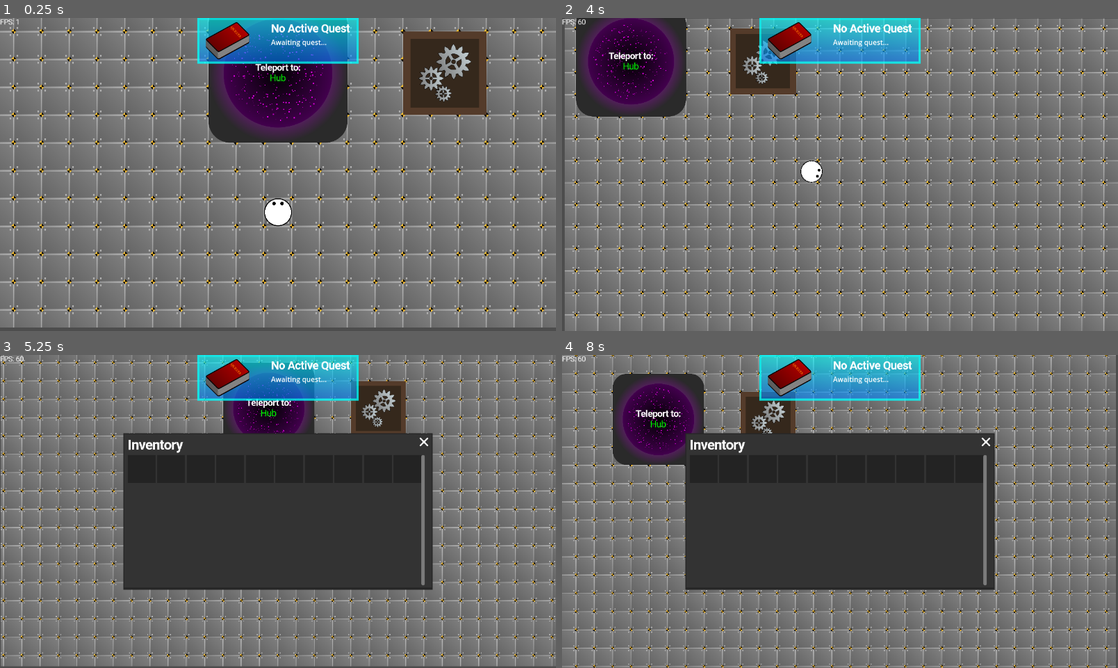
Above: before the commit, frames 1-4 (two rows, left to right).
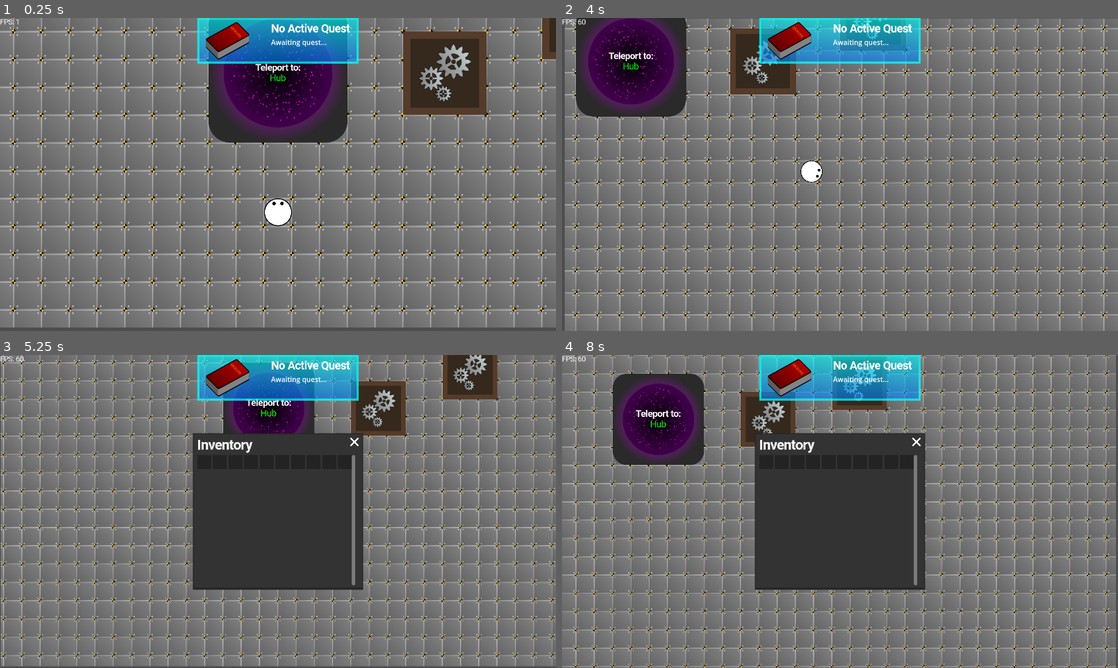
Above: after the commit, the same moments.

Repository: TrueSunGaming/industrial-revolution-2
Game: Godot game, scene res://scenes/main/main.tscn
The game is run twice, just before and just after one commit, with the same random seed, the same clock (stepped at 60 frames per second) and the same inputs.
Inputs (mouse positions are in pixels of both pictures, inside the frame that each line leads up to):
- Up to frame 1 (0.25 s): no input
- Up to frame 2 (4 s): move the mouse to (962, 158) at 0.52 s; hold D (right) 0.53-1.28 s; click (962, 158) at 0.6 s; move the mouse to (728, 190) at 1.27 s; hold S (down) 1.28-2.03 s; click (728, 190) at 1.35 s; move the mouse to (895, 105) at 2.02 s; hold D (right) 2.03-2.78 s; right-click (895, 105) at 2.1 s; click (895, 105) at 2.3 s; move the mouse to (812, 237) at 2.77 s; hold W (up) 2.78-3.53 s; tap Mouse wheel up (zoomin) at 2.85 s; click (812, 237) at 3.05 s; move the mouse to (1006, 221) at 3.52 s; hold A (left) from 3.53 s (still down); hold Mouse wheel down (zoomout) from 3.53 s (still down); click (1006, 221) at 3.8 s
- Up to frame 3 (5.25 s): tap E (inventory) at 4.15 s; move the mouse to (83, 367) at 4.27 s; release Mouse wheel down (zoomout) at 4.28 s; tap Shift at 4.35 s; click (83, 367) at 4.55 s; move the mouse to (139, 467) at 5.02 s; release A (left) at 5.03 s; hold S (down) from 5.03 s (still down); click (139, 467) at 5.1 s
- Up to frame 4 (8 s): move the mouse to (734, 467) at 5.77 s; release S (down) at 5.78 s; hold D (right) 5.78-6.53 s; click (734, 467) at 5.85 s; move the mouse to (762, 467) at 6.52 s; hold W (up) 6.53-7.28 s; right-click (762, 467) at 6.6 s; click (762, 467) at 6.8 s; move the mouse to (789, 467) at 7.27 s; hold D (right) from 7.28 s (still down); tap Mouse wheel up (zoomin) at 7.35 s; click (789, 467) at 7.55 s

The runs differ from the first frame. In frame 1, 0.3% of the frame differs, in the area x 97-100%, y 0-14%; in frame 2, 0.9%; in frame 3, 14%, in the area x 22-90%, y 0-76%; in frame 4, 14%.

Commit message:
make factory portals use on_click to handle clicks

Diff:
--- a/global/autoload/global.gd
+++ b/global/autoload/global.gd
@@ -33,6 +33,10 @@
 		val.display_update.connect(refs.ui.update_picked_display)
 
 var item_on_mouse_original_inventory: Inventory = null
+
+func _input(event: InputEvent) -> void:
+	if Input.is_action_just_pressed("test"):
+		confirm("TEST", "TEST")
 
 func show_panel(panel: UIPanel) -> void:
 	if (not refs.ui): return printerr("No UI reference to add panel to")
--- a/global/autoload/refs.gd
+++ b/global/autoload/refs.gd
@@ -8,7 +8,7 @@
 var factory: Factory
 var world_container: WorldContainer
 var hover_indicator: HoverIndicator
-var blank_texture := global.create_blank_texture(Vector2i(64, 64), Color(0, 0, 0, 0.3))
+var blank_texture := global.create_blank_texture(Vector2i(32, 32), Color(0, 0, 0, 0.3))
 
 const preloaded = [
 	# TileEntityData
--- a/global/textures/assembler_item.svg
+++ b/global/textures/assembler_item.svg
@@ -2,9 +2,9 @@
 <!-- Created with Inkscape (http://www.inkscape.org/) -->
 
 <svg
-   width="64"
-   height="64"
-   viewBox="0 0 16.933333 16.933333"
+   width="32"
+   height="32"
+   viewBox="0 0 8.4666665 8.4666665"
    version="1.1"
    id="svg1"
    inkscape:version="1.3.2 (091e20e, 2023-11-25, custom)"
@@ -24,9 +24,9 @@
      inkscape:pagecheckerboard="1"
      inkscape:deskcolor="#505050"
      inkscape:document-units="px"
-     inkscape:zoom="15.864111"
-     inkscape:cx="12.922249"
-     inkscape:cy="47.181968"
+     inkscape:zoom="7.9320555"
+     inkscape:cx="34.543379"
+     inkscape:cy="31.832858"
      inkscape:window-width="1920"
      inkscape:window-height="1001"
      inkscape:window-x="1911"
@@ -142,22 +142,22 @@
      inkscape:groupmode="layer"
      id="layer1">
     <rect
-       style="fill:#543b2a;fill-opacity:1;stroke:none;stroke-width:0.0881946;stroke-opacity:1"
+       style="fill:#543b2a;fill-opacity:1;stroke:none;stroke-width:0.0440973;stroke-opacity:1"
        id="rect541"
-       width="16.933332"
-       height="16.933332"
+       width="8.4666662"
+       height="8.4666662"
        x="0"
        y="0" />
     <rect
-       style="fill:#35281c;fill-opacity:1;stroke:none;stroke-width:0.0881946;stroke-opacity:1"
+       style="fill:#35281c;fill-opacity:1;stroke:none;stroke-width:0.0440973;stroke-opacity:1"
        id="rect542"
-       width="13.97717"
-       height="13.97717"
-       x="1.4780812"
-       y="1.4780812" />
+       width="6.988585"
+       height="6.988585"
+       x="0.73904061"
+       y="0.73904061" />
     <g
        id="g546"
-       transform="matrix(0.33333335,0,0,0.33333335,0.03117344,-0.61281928)">
+       transform="matrix(0.16666668,0,0,0.16666668,0.01558672,-0.30640965)">
       <path
          id="path536"
          style="display:inline;fill:url(#linearGradient539);fill-opacity:1;stroke:url(#linearGradient541);stroke-width:0.264584"
--- a/project.godot
+++ b/project.godot
@@ -105,6 +105,11 @@
 "events": [Object(InputEventMouseButton,"resource_local_to_scene":false,"resource_name":"","device":-1,"window_id":0,"a …(257 unchanged characters)…
 ]
 }
+test={
+"deadzone": 0.5,
+"events": [Object(InputEventKey,"resource_local_to_scene":false,"resource_name":"","device":-1,"window_id":0,"alt_pressed":false,"shift_pressed":false,"ctrl_pressed":true,"meta_pressed":false,"pressed":false,"keycode":0,"physical_keycode":39,"key_label":0,"unicode":0,"echo":false,"script":null)
+]
+}
 
 [rendering]
 
--- a/scenes/factory/Factory.tscn
+++ b/scenes/factory/Factory.tscn
@@ -1,55 +1,40 @@
-[gd_scene load_steps=16 format=3 uid="uid://dad0j2627f8ti"]
+[gd_scene load_steps=13 format=3 uid="uid://dad0j2627f8ti"]
 
 [ext_resource type="Script" path="res://scenes/factory/Factory.gd" id="1_x1roo"]
 [ext_resource type="Texture2D" uid="uid://cudg5hxs6gg0t" path="res://global/textures/metal_tile.svg" id="2_whtw3"]
 [ext_resource type="Script" path="res://scenes/elements/procedural_floor/ProceduralFloor.gd" id="3_wbm2x"]
 [ext_resource type="Script" path="res://scenes/factory/WorldContainer.gd" id="6_54qrb"]
-[ext_resource type="Script" path="res://global/inventory_sys/Inventory.gd" id="7_cbnsh"]
+[ext_resource type="PackedScene" uid="uid://cad7nbn12k0bi" path="res://scenes/world/hub/hub.tscn" id="6_f3w6n"]
+[ext_resource type="Script" path="res://scenes/factory/tile_sys/PortalInstance.gd" id="6_tmnh7"]
 [ext_resource type="Script" path="res://scenes/factory/tile_sys/TileWorld.gd" id="7_d3m5u"]
 [ext_resource type="Script" path="res://scenes/factory/tile_sys/MachineInstance.gd" id="7_dmbtu"]
-[ext_resource type="Script" path="res://global/inventory_sys/ItemStack.gd" id="7_dwikl"]
-[ext_resource type="Script" path="res://scenes/factory/tile_sys/TileEntityInstance.gd" id="8_4uyo2"]
 
-[sub_resource type="Resource" id="Resource_0nnxk"]
-script = ExtResource("8_4uyo2")
+[sub_resource type="Resource" id="Resource_21rki"]
+script = ExtResource("6_tmnh7")
+destination = ExtResource("6_f3w6n")
+destination_name = "Hub"
 data_id = "portal"
 position = Vector2(-2, -2)
 rotation = 0.0
 
-[sub_resource type="Resource" id="Resource_xx86v"]
-script = ExtResource("7_dwikl")
-item_id = "assembler_1"
-count = 3
-
-[sub_resource type="Resource" id="Resource_lwi14"]
-script = ExtResource("7_cbnsh")
-items = Array[ExtResource("7_dwikl")]([SubResource("Resource_xx86v")])
-whitelist = Array[String]([])
-blacklist = Array[String]([])
-limits = Array[ExtResource("7_dwikl")]([])
-allow = 0
-
-[sub_resource type="Resource" id="Resource_5yoai"]
-script = ExtResource("7_cbnsh")
-items = Array[ExtResource("7_dwikl")]([])
-whitelist = Array[String]([])
-blacklist = Array[String]([])
-limits = Array[ExtResource("7_dwikl")]([])
-allow = 0
-
 [sub_resource type="Resource" id="Resource_x7dio"]
 script = ExtResource("7_dmbtu")
-input_inventory = SubResource("Resource_lwi14")
-output_inventory = SubResource("Resource_5yoai")
 recipe_id = ""
 data_id = "assembler_1"
 position = Vector2(5, -1)
 rotation = 0.0
 
+[sub_resource type="Resource" id="Resource_ms16q"]
+script = ExtResource("7_dmbtu")
+recipe_id = ""
+data_id = "assembler_1"
+position = Vector2(10, -3)
+rotation = 0.0
+
 [sub_resource type="Resource" id="Resource_8a7mi"]
 script = ExtResource("7_d3m5u")
 tile_size = Vector2(64, 64)
-tiles = Array[ExtResource("8_4uyo2")]([SubResource("Resource_0nnxk"), SubResource("Resource_x7dio")])
+tiles = Array[Resource("res://scenes/factory/tile_sys/TileEntityInstance.gd")]([SubResource("Resource_21rki"), SubResource("Resource_x7dio"), SubResource("Resource_ms16q")])
 
 [node name="Factory" type="Node2D"]
 script = ExtResource("1_x1roo")
--- a/scenes/factory/WorldContainer.gd
+++ b/scenes/factory/WorldContainer.gd
@@ -60,6 +60,7 @@
 
 func _input(event: InputEvent) -> void:
 	if refs.ui.panel_visible: return
+	if refs.factory.disabled: return
 
 	if Input.is_action_just_released("interact"):
 		for i in hovered_tiles:
--- a/scenes/factory/tile_sys/MachineInstance.gd
+++ b/scenes/factory/tile_sys/MachineInstance.gd
@@ -2,8 +2,6 @@
 
 const machine_ui_scene: PackedScene = preload("res://scenes/ui/inventory/machine/MachineUI.tscn")
 
-@export var input_inventory := Inventory.new()
-@export var output_inventory := Inventory.new()
 @export var recipe_id: String:
 	set(val):
 		if val == recipe_id: return
@@ -14,6 +12,8 @@
 		for i in recipe.ingredients:
 			input_inventory.whitelist.append_array(Item.all_valid_items(i.selector).map(func (v: Item): return v.id))
 
+var input_inventory := Inventory.new()
+var output_inventory := Inventory.new()
 var craft_progress: float = 0
 
 var recipe: Recipe:
--- /dev/null
+++ b/scenes/factory/tile_sys/PortalInstance.gd
@@ -0,0 +1,27 @@
+class_name PortalInstance extends TileEntityInstance
+
+@export var destination: PackedScene:
+	set(val):
+		if val == destination: return
+		destination = val
+
+		update_destination()
+
+@export var destination_name: String:
+	set(val):
+		if val == destination_name: return
+		destination_name = val
+
+		update_destination()
+
+func on_click() -> void:
+	node_ref.get_node("Portal").teleport()
+
+func on_node_ref_change() -> void:
+	update_destination()
+
+func update_destination() -> void:
+	if not node_ref: return
+
+	node_ref.get_node("Portal").destination = destination
+	node_ref.get_node("Portal").destination_name = destination_name
--- a/scenes/factory/tile_sys/TileEntityInstance.gd
+++ b/scenes/factory/tile_sys/TileEntityInstance.gd
@@ -27,7 +27,13 @@
 	get:
 		return global.sub_deg(rotation, tile_data.rotation_step)
 
-var node_ref: Node2D
+var node_ref: Node2D:
+	set(val):
+		if val == node_ref: return
+		node_ref = val
+
+		on_node_ref_change()
+
 var id: int
 var world: TileWorld:
 	set(val):
@@ -105,3 +111,7 @@
 # template for inherited classes
 func on_click() -> void:
 	pass
+
+# template for inherited classes
+func on_node_ref_change() -> void:
+	pass
--- a/scenes/factory/tile_sys/tiles/PortalEntity.tscn
+++ b/scenes/factory/tile_sys/tiles/PortalEntity.tscn
@@ -6,5 +6,6 @@
 [node name="PortalEntity" type="Node2D"]
 
 [node name="Portal" parent="." instance=ExtResource("1_xb3fe")]
+input_pickable = false
 destination = ExtResource("2_400h7")
 destination_name = "Hub"
--- a/scenes/portal/Portal.gd
+++ b/scenes/portal/Portal.gd
@@ -24,8 +24,12 @@
 	$RichTextLabel.pivot_offset = $RichTextLabel.size / 2
 
 func _input_event(_viewport: Viewport, _event: InputEvent, _shape_idx: int) -> void:
+	if not Input.is_action_just_released("interact"): return
+
+	teleport()
+
+func teleport() -> void:
 	if confirmation_open: return
-	if not Input.is_action_just_released("interact"): return
 
 	if not Input.is_physical_key_pressed(KEY_SHIFT):
 		confirmation_open = true
--- a/scenes/ui/PickedUpItem.gd
+++ b/scenes/ui/PickedUpItem.gd
@@ -6,4 +6,3 @@
 
 func _process(delta: float) -> void:
 	global_position = get_global_mouse_position() - texture.get_size() / 2
-	pass
--- a/scenes/ui/UI.tscn
+++ b/scenes/ui/UI.tscn
@@ -24,7 +24,5 @@
 
 [node name="PickedUpItem" type="TextureRect" parent="."]
 visible = false
-offset_right = 40.0
-offset_bottom = 40.0
 mouse_filter = 2
 script = ExtResource("3_8uxep")
--- a/scenes/ui/inventory/machine/MachineUI.tscn
+++ b/scenes/ui/inventory/machine/MachineUI.tscn
@@ -50,7 +50,7 @@
 
 [node name="InventoryDisplay" type="GridContainer" parent="PanelContent/HBoxContainer/VBoxContainer/ScrollContainer" index="0"]
 layout_mode = 2
-columns = 5
+columns = 10
 script = ExtResource("2_plmre")
 sort_mode = "Quantity"
 items_pickable = true
@@ -103,7 +103,7 @@
 
 [node name="Input" type="GridContainer" parent="PanelContent/HBoxContainer/VBoxContainer2/TabContainer/Input" index="0"]
 layout_mode = 2
-columns = 5
+columns = 10
 script = ExtResource("2_plmre")
 sort_mode = "Quantity"
 items_pickable = true
@@ -115,7 +115,7 @@
 
 [node name="Output" type="GridContainer" parent="PanelContent/HBoxContainer/VBoxContainer2/TabContainer/Output" index="0"]
 layout_mode = 2
-columns = 5
+columns = 10
 script = ExtResource("2_plmre")
 sort_mode = "Quantity"
 accepts_input = false
